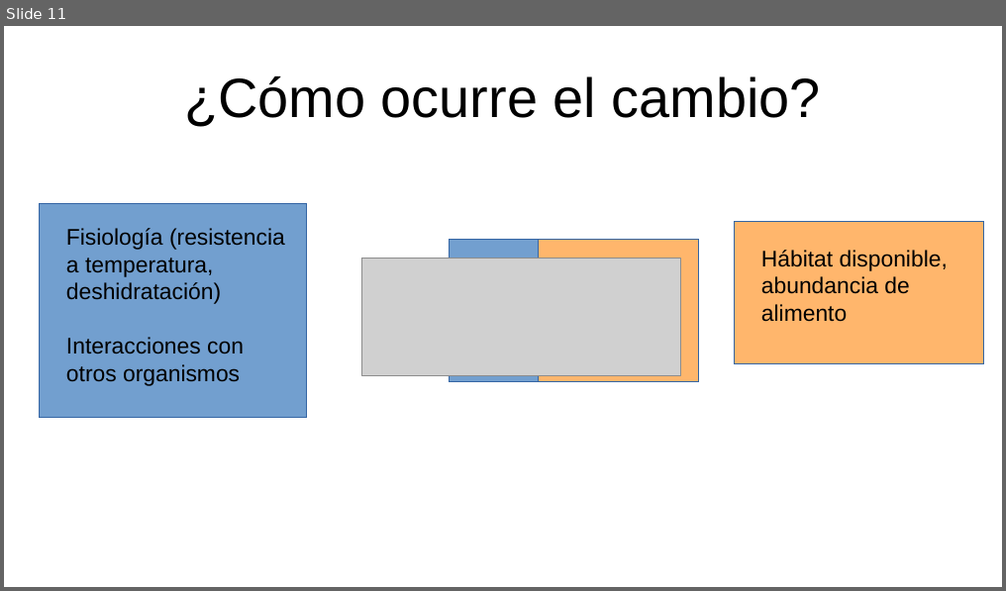
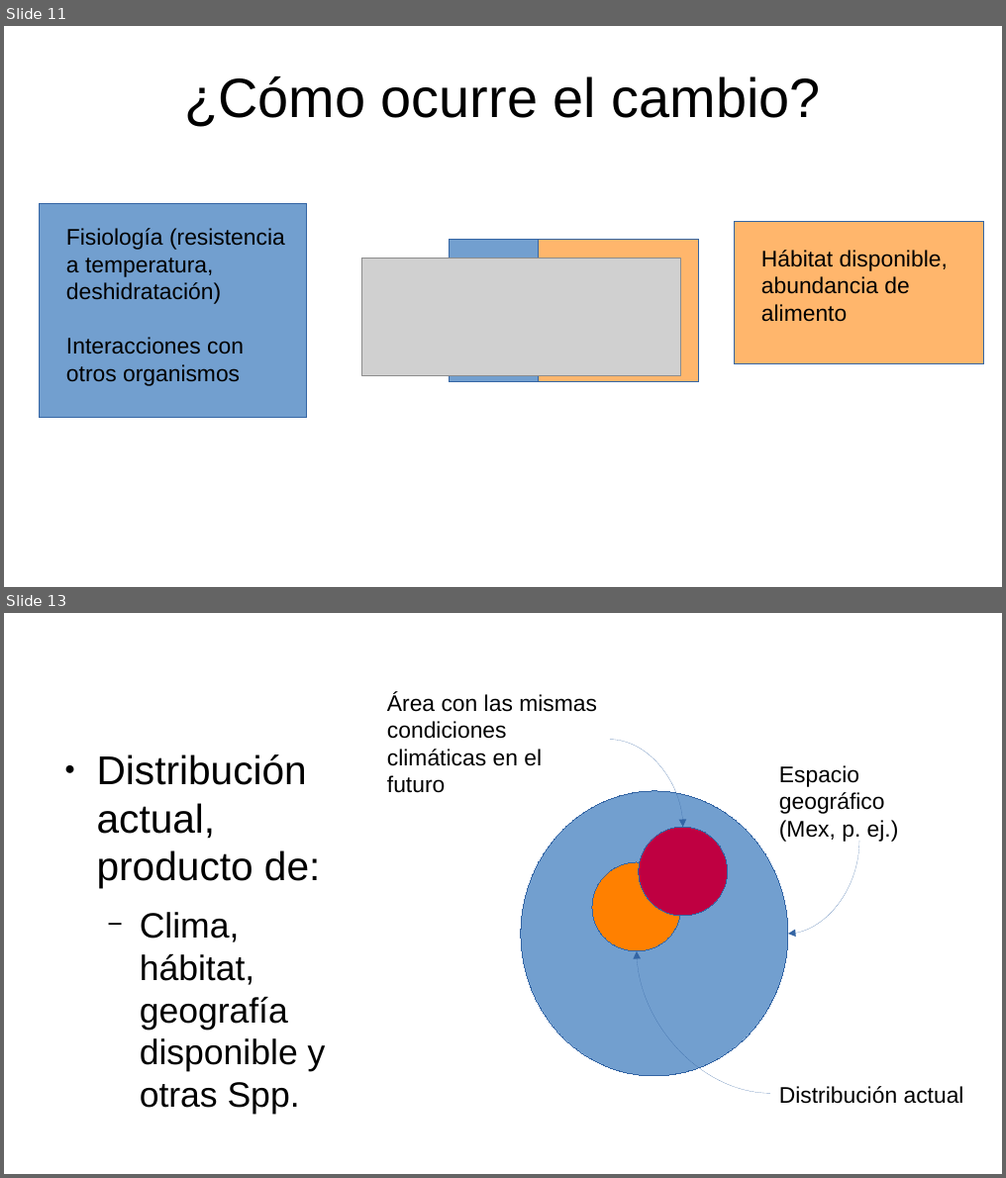
Before and after one commit to gerardommc/Ecologia-poblaciones, a slide deck: Unidad-5/Conservacion-meta.odp. Shown one above the other, each under a label of ours: slide 11 before the commit, slides 11 and 13 after it; the slides between them are not shown. The pictures are 1006x591 and 1006x1178 pixels, drawn with LibreOffice and Linux fonts; fonts in the diff are those of the drawing; grey boxes stand for pictures. Boxes give left, top, right and bottom in pixels: in the first picture for what was removed or moved away, otherwise in the second. Text is boxed around its words. In the diff, an @@ line names an element or a change of style, - is before the commit and + after.

```diff
--- a/Unidad-5/Conservacion-meta.odp
+++ b/Unidad-5/Conservacion-meta.odp
@@ slide 13 added at bbox=[4, 613, 1002, 1174], background #FFFFFF @@
@@ text added at bbox=[387, 693, 597, 793], 18 pt, text #000000 @@
+Área con las mismas condiciones climáticas en el futuro
@@ text added at bbox=[97, 755, 326, 1115], 28 pt, text #000000 @@
+● Distribución actual, producto de:
+  − Clima, hábitat, geografía disponible y otras Spp.
@@ curved arrow added from (610, 740) to (683, 827), #3465A4 0 pt @@
@@ text added at bbox=[779, 765, 899, 842], 18 pt, text #000000 @@
+Espacio geográfico (Mex, p. ej.)
@@ ellipse added at bbox=[521, 791, 788, 1076], fill #729FCF, outline #3465A4 0 pt @@
@@ ellipse added at bbox=[639, 827, 728, 916], fill #BF0041, outline #3465A4 0 pt @@
@@ curved arrow added from (859, 841) to (788, 934), #3465A4 0 pt @@
@@ ellipse added at bbox=[593, 862, 681, 952], fill #FF8000, outline #3465A4 0 pt @@
@@ curved arrow added from (770, 1094) to (637, 952), #3465A4 0 pt @@
@@ text added at bbox=[779, 1086, 964, 1104], 18 pt, text #000000 @@
+Distribución actual
```
Also in this commit, not shown: 14 other slides added, 1 slide removed, 11 other files.
